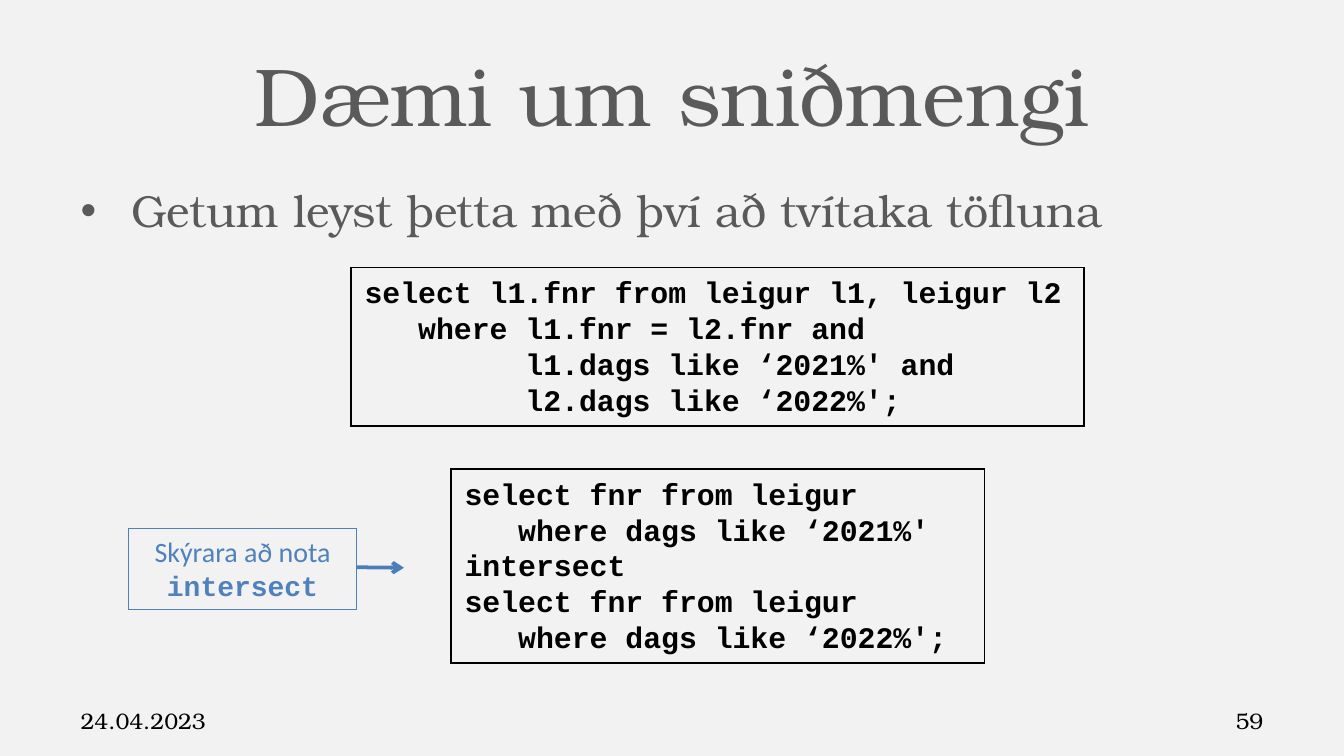
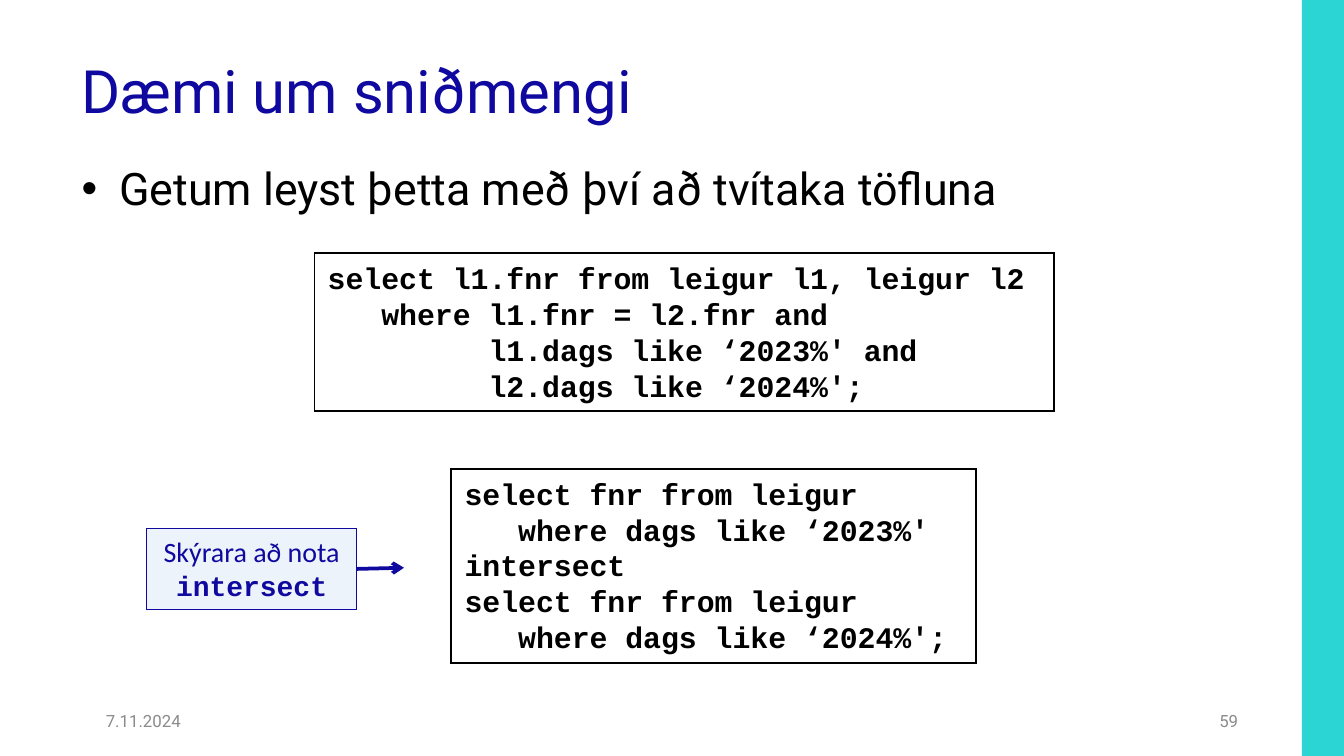
Before and after one commit to Hjalmtyr/SQL2, a slide deck: slide 59 of SQL-II.pptx. Drawn at 1344x756 pixels with LibreOffice and Linux fonts; fonts in the diff are those of the drawing; background and template pictures are left out. Boxes give left, top, right and bottom in pixels: in the first picture for what was removed or moved away, otherwise in the second. Text is boxed around its words. In the diff, an @@ line names an element or a change of style, - is before the commit and + after.

```diff
--- a/SQL-II.pptx
+++ b/SQL-II.pptx
@@ background #F2F2F2 to #FFFFFF @@
@@ rectangle added at <box>1302,0,1344,756</box>, fill #2AD5D3 @@
@@ title "Dæmi um sniðmengi": place and size @@
-title "Dæmi um sniðmengi" at <box>254,64,1089,145</box>
+title "Dæmi um sniðmengi" at <box>82,67,632,126</box>
@@ title "Dæmi um sniðmengi" at <box>82,67,632,126</box>: size 44 to 32 pt, font TeX Gyre Bonum to Roboto, text colour #5A5A5A to #10099F; alignment centre to left; line spacing 1 to 0.9; vertical alignment middle to bottom @@
@@ text "Getum leyst þetta með því ...": place and size @@
-text "Getum leyst þetta með því ..." at <box>131,193,1103,238</box>
+text "Getum leyst þetta með því ..." at <box>119,170,997,215</box>
@@ text "Getum leyst þetta með því ..." at <box>119,170,997,215</box>: font TeX Gyre Bonum to Roboto, text colour #5A5A5A to #000000; indent changed @@
@@ rectangle "select l1.fnr from leigur l1, ...": place and size @@
-rectangle "select l1.fnr from leigur l1, ..." at <box>351,267,1083,426</box>
+rectangle "select l1.fnr from leigur l1, ..." at <box>314,253,1054,411</box>
@@ text in rectangle at <box>489,339,918,404</box>: text changed @@
-l1.dags like ‘2021%' and
-l2.dags like ‘2022%';
+l1.dags like ‘2023%' and
+l2.dags like ‘2024%';
@@ rectangle "select fnr from leigur": place and size @@
-rectangle "select fnr from leigur" at <box>452,469,985,664</box>
+rectangle "select fnr from leigur" at <box>452,469,976,664</box>
@@ rectangle "Skýrara að nota intersect": place and size @@
-rectangle "Skýrara að nota intersect" at <box>129,528,358,610</box>
+rectangle "Skýrara að nota intersect" at <box>146,528,356,610</box>
@@ rectangle "Skýrara að nota intersect" at <box>146,528,356,610</box>: text colour #4F81BD to #10099F; fill none to #C6D9F1 at 30% opacity; outline #4F81BD 0.75 pt to #10099F 0.75 pt @@
@@ text in rectangle at <box>518,519,929,548</box>: text changed @@
-where dags like ‘2021%'
+where dags like ‘2023%'
@@ arrow (356, 569) - (405, 567): stroke #4B7EBC 2 pt to #10099F 2 pt @@
@@ text in rectangle at <box>518,627,947,655</box>: text changed @@
-where dags like ‘2022%';
+where dags like ‘2024%';
@@ text at <box>106,715,181,727</box>: text changed; size 12 to 9 pt; font TeX Gyre Bonum to Roboto; text colour #000000 to #8C8C8C @@
-24.04.2023
+7.11.2024
@@ page number: place and size @@
-page number at <box>1236,713,1264,730</box>
+page number at <box>1219,715,1238,727</box>
@@ page number at <box>1219,715,1238,727</box>: size 12 to 9 pt, font TeX Gyre Bonum to Roboto, text colour #000000 to #8C8C8C @@
```
Also in this commit, not shown: 81 other slides changed, 21 other files.
